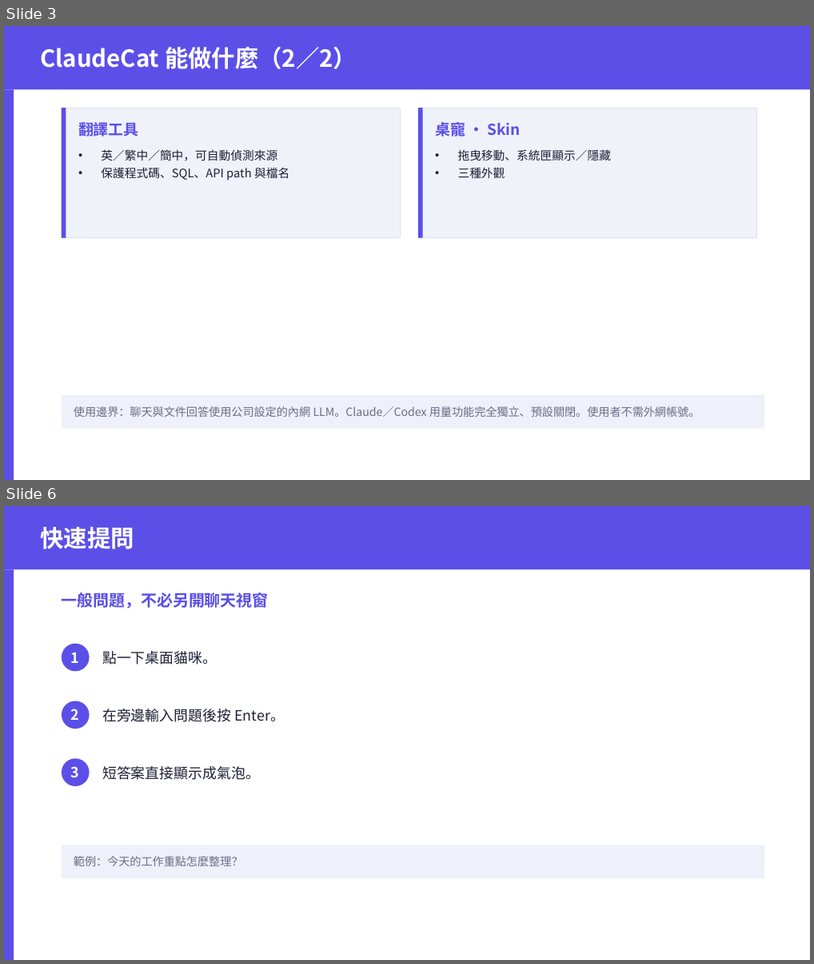
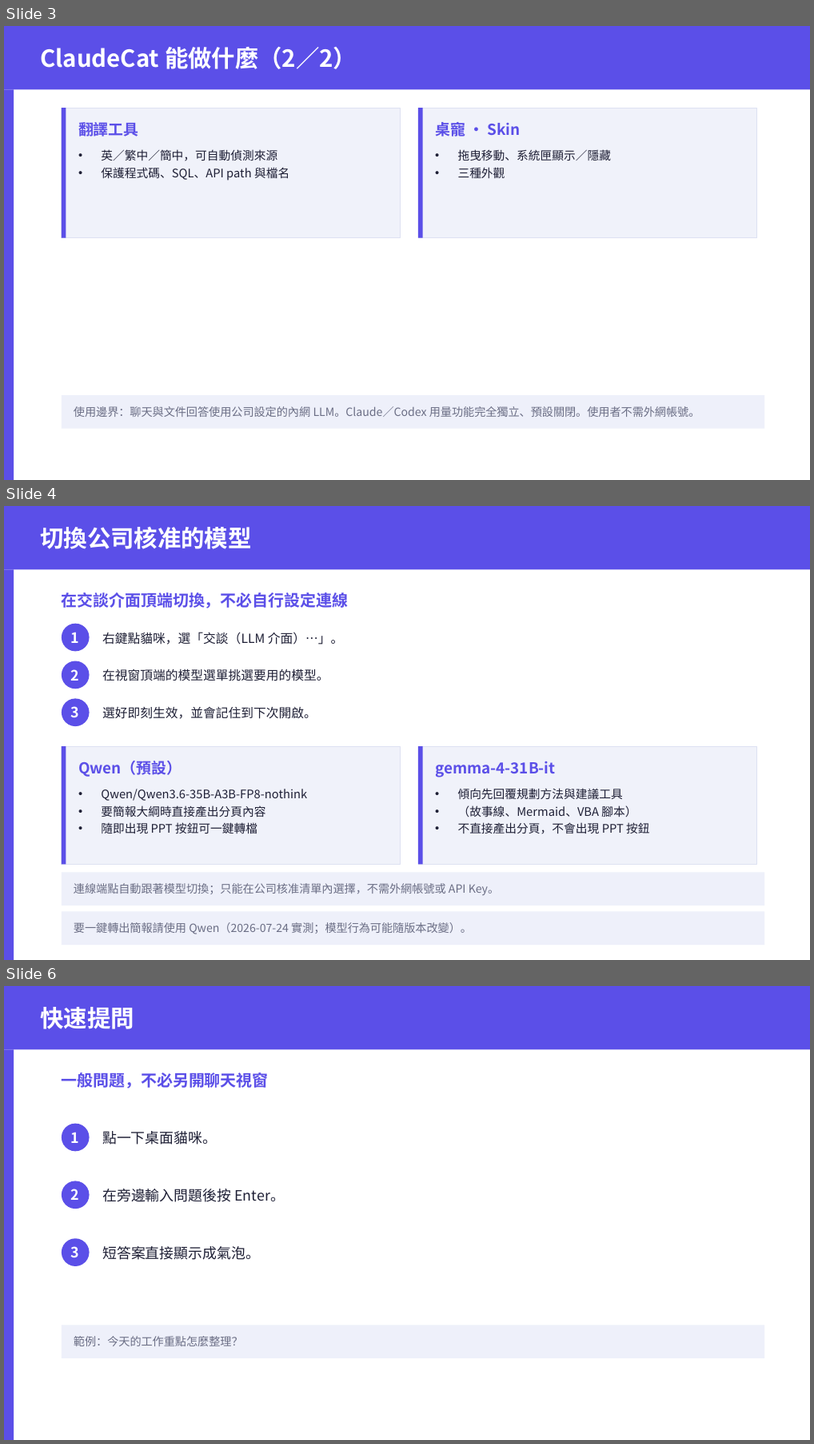
Before and after one commit to tototal999/cat_calude, a slide deck: 使用者SOP_投影版.pptx. Shown one above the other, each under a label of ours: slides 3 and 6 before the commit, slides 3, 4 and 6 after it; the slides between them are not shown. The pictures are 814x964 and 814x1444 pixels, drawn with LibreOffice and Linux fonts; fonts in the diff are those of the drawing. Boxes give left, top, right and bottom in pixels: in the first picture for what was removed or moved away, otherwise in the second. Text is boxed around its words. In the diff, an @@ line names an element or a change of style, - is before the commit and + after.

```diff
--- a/使用者SOP_投影版.pptx
+++ b/使用者SOP_投影版.pptx
@@ slide 4 added at bbox=[4, 506, 810, 960], background #FFFFFF @@
@@ rectangle added at bbox=[4, 506, 810, 569], fill #5B4FE8 @@
@@ text added at bbox=[40, 527, 251, 549], 28 pt, text #FFFFFF, bold @@
+切換公司核准的模型
@@ rectangle added at bbox=[4, 569, 14, 960], fill #5B4FE8 @@
@@ text added at bbox=[62, 592, 348, 608], 19 pt, text #5B4FE8, bold @@
+在交談介面頂端切換，不必自行設定連線
@@ ellipse added at bbox=[62, 624, 90, 651], fill #5B4FE8 @@
@@ text added at bbox=[71, 632, 80, 643], 17 pt, text #FFFFFF, bold @@
+1
@@ text added at bbox=[102, 632, 343, 644], 15 pt, text #1E1F35 @@
+右鍵點貓咪，選「交談（LLM 介面）…」。
@@ ellipse added at bbox=[62, 661, 90, 688], fill #5B4FE8 @@
@@ text added at bbox=[71, 669, 80, 680], 17 pt, text #FFFFFF, bold @@
+2
@@ text added at bbox=[102, 668, 330, 681], 15 pt, text #1E1F35 @@
+在視窗頂端的模型選單挑選要用的模型。
@@ ellipse added at bbox=[62, 698, 90, 726], fill #5B4FE8 @@
@@ text added at bbox=[71, 706, 80, 717], 17 pt, text #FFFFFF, bold @@
+3
@@ text added at bbox=[102, 707, 317, 719], 15 pt, text #1E1F35 @@
+選好即刻生效，並會記住到下次開啟。
@@ rectangle added at bbox=[62, 746, 400, 864], fill #F0F2FA, outline #DDE1F2 0.75 pt @@
@@ rectangle added at bbox=[62, 746, 66, 864], fill #5B4FE8 @@
@@ text added at bbox=[78, 760, 182, 776], 18 pt, text #5B4FE8, bold @@
+Qwen（預設）
@@ rectangle added at bbox=[418, 746, 757, 864], fill #F0F2FA, outline #DDE1F2 0.75 pt @@
@@ rectangle added at bbox=[418, 746, 422, 864], fill #5B4FE8 @@
@@ text added at bbox=[435, 761, 556, 777], 18 pt, text #5B4FE8, bold @@
+gemma-4-31B-it
@@ text added at bbox=[101, 788, 307, 833], 14 pt, text #1E1F35 @@
+• Qwen/Qwen3.6-35B-A3B-FP8-nothink
+• 要簡報大綱時直接產出分頁內容
+• 隨即出現 PPT 按鈕可一鍵轉檔
@@ text added at bbox=[458, 788, 650, 834], 14 pt, text #1E1F35 @@
+• 傾向先回覆規劃方法與建議工具
+• （故事線、Mermaid、VBA 腳本）
+• 不直接產出分頁，不會出現 PPT 按鈕
@@ rectangle added at bbox=[62, 872, 765, 905], fill #EEF0FA @@
@@ text added at bbox=[74, 883, 499, 895], 13.5 pt, text #6B6E85 @@
+連線端點自動跟著模型切換；只能在公司核准清單內選擇，不需外網帳號或 API Key。
@@ rectangle added at bbox=[62, 912, 765, 944], fill #EEF0FA @@
@@ text added at bbox=[74, 922, 472, 934], 13.5 pt, text #6B6E85 @@
+要一鍵轉出簡報請使用 Qwen（2026-07-24 實測；模型行為可能隨版本改變）。
```
Also in this commit, not shown: 3 slides changed, 1 slide removed, 20 other files.
